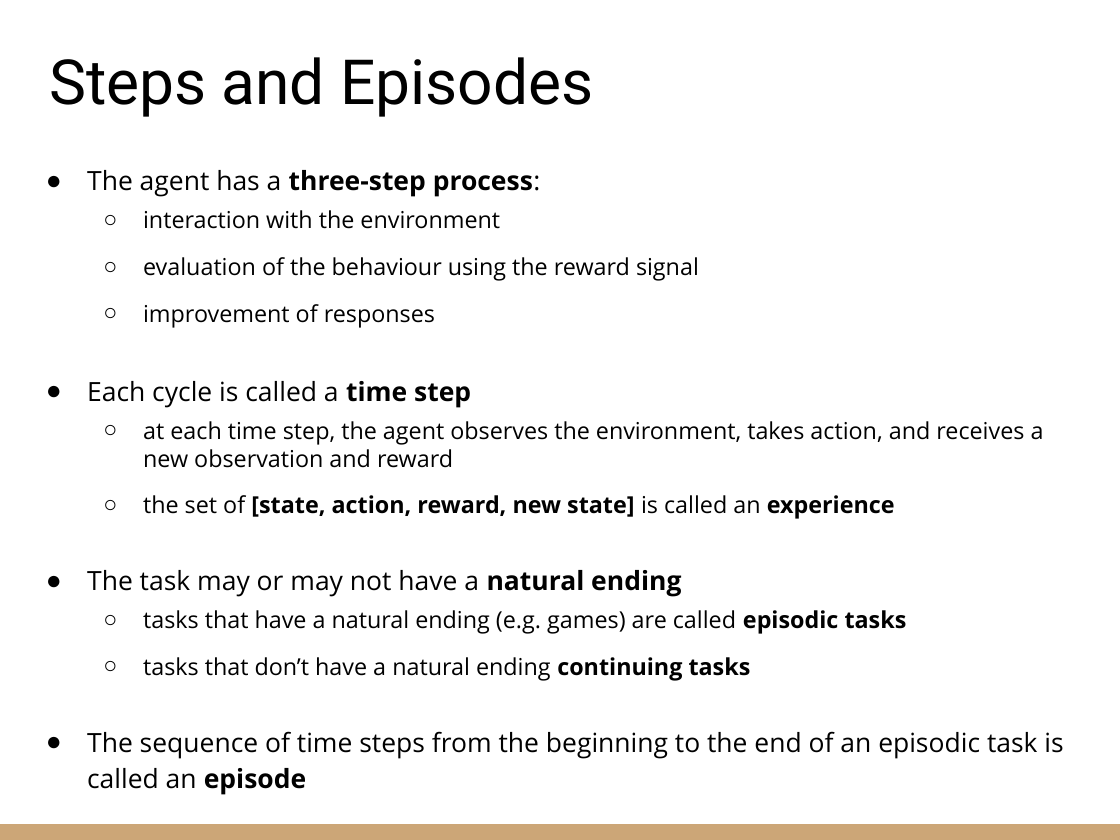
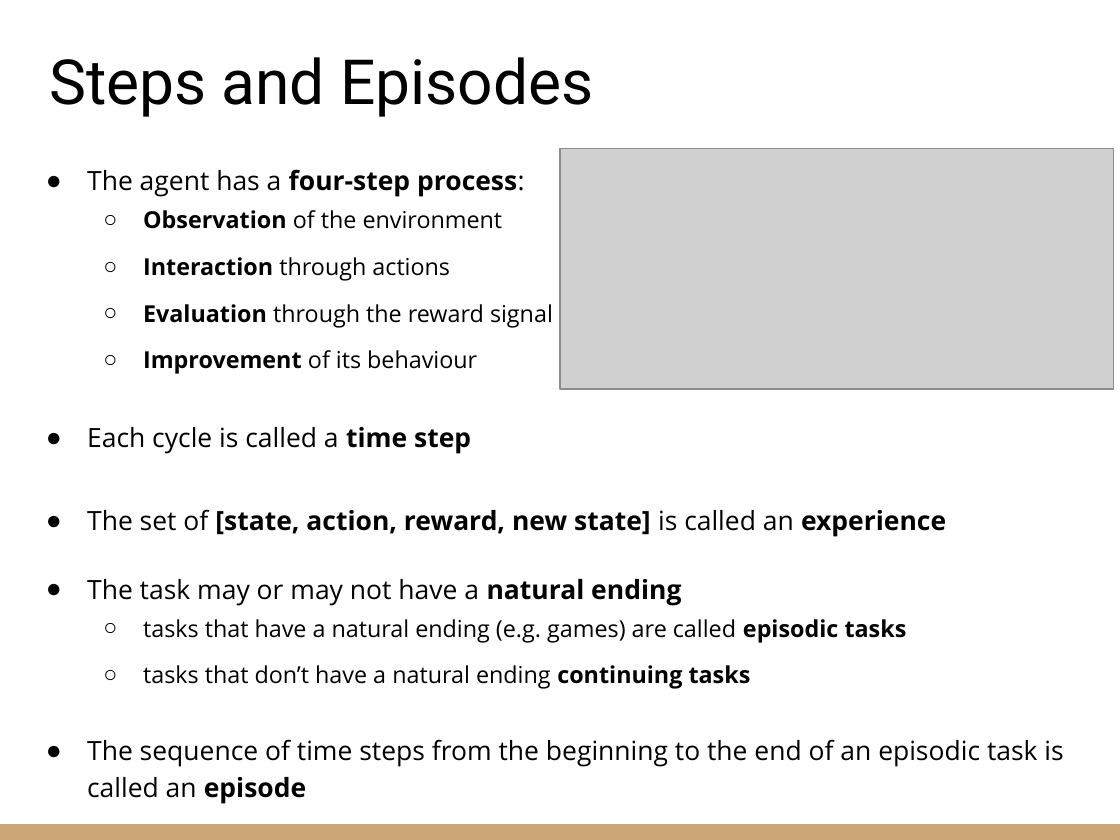
Before and after one commit to riccardoberta/reinforcement-learning, a slide deck: slide 9 of 02 - The RL Problem/slides.pptx (slide 8 before the commit). Drawn at 1120x840 pixels with LibreOffice and Linux fonts; fonts in the diff are those of the drawing; grey boxes stand for pictures. Boxes give left, top, right and bottom in pixels: in the first picture for what was removed or moved away, otherwise in the second. Text is boxed around its words. In the diff, an @@ line names an element or a change of style, - is before the commit and + after.

```diff
--- a/02 - The RL Problem/slides.pptx
+++ b/02 - The RL Problem/slides.pptx
@@ picture added at [560, 149, 1113, 390] @@
@@ text at [87, 169, 553, 374]: text changed @@
-● The agent has a three-step process:
-  ○ interaction with the environment
-  ○ evaluation of the behaviour using the reward signal
-  ○ improvement of responses
+● The agent has a four-step process:
+  ○ Observation of the environment
+  ○ Interaction through actions
+  ○ Evaluation through the reward signal
+  ○ Improvement of its behaviour
@@ text at [87, 509, 946, 537]: text changed; size 15 to 17 pt; bold on @@
-  ○ at each time step, the agent observes the environment, takes action, and receives a new observation and reward
-  ○ the set of [state, action, reward, new state] is called an experience
+● The set of [state, action, reward, new state] is called an experience
```
Also in this commit, not shown: 11 other slides changed, 10 slides added, 7 slides removed, 1 other file.
